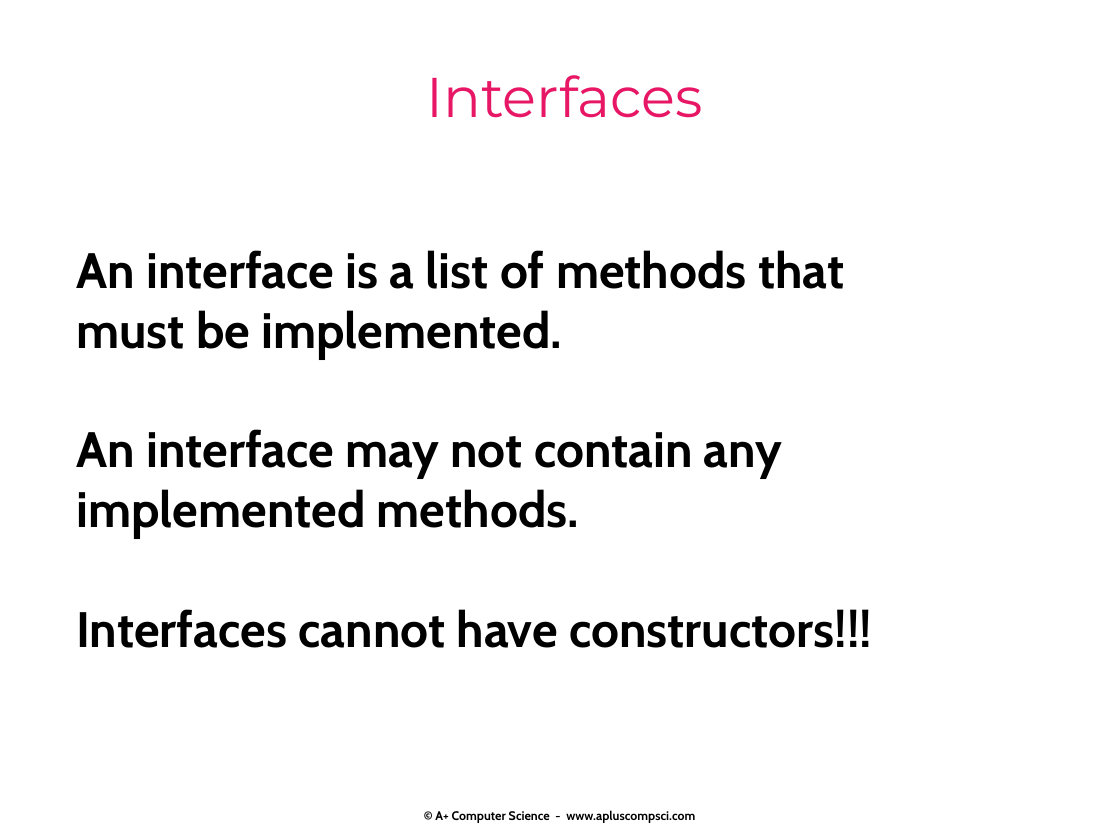
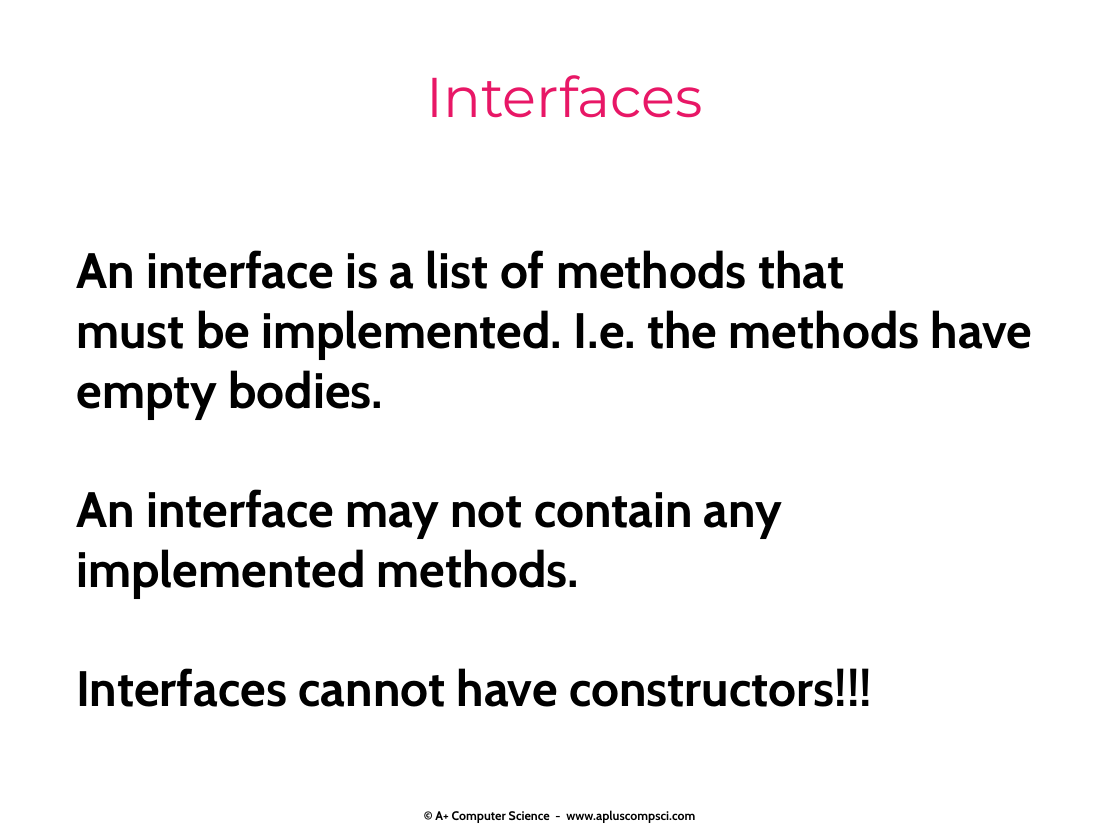
Before and after one commit to Cy-FairCS/cs3, a slide deck: slide 16 of u04a_interfaces/notes/_interfaces notes.pptx (slide 50 before the commit). Drawn at 1120x840 pixels with LibreOffice and Linux fonts; fonts in the diff are those of the drawing. Boxes give left, top, right and bottom in pixels: in the first picture for what was removed or moved away, otherwise in the second. Text is boxed around its words. In the diff, an @@ line names an element or a change of style, - is before the commit and + after.

```diff
--- a/u04a_interfaces/notes/_interfaces notes.pptx
+++ b/u04a_interfaces/notes/_interfaces notes.pptx
@@ text at box(76, 310, 1032, 418): text changed @@
-must be implemented.
+must be implemented. I.e. the methods have empty bodies.
```
Also in this commit, not shown: 15 other slides changed, 3 slides added, 1 slide removed.
